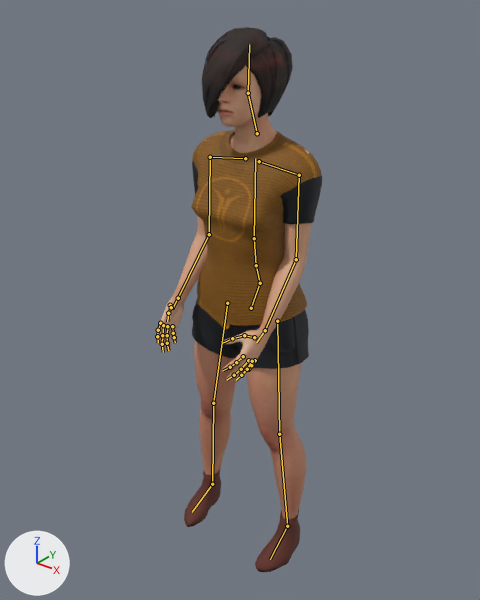
A saved change to the glTF model public/models/npcs/melville-creative.glb.
Both versions are drawn from a camera (50 mm lens) standing at (1.164, -1.536, 1.878) and looking at (-0.012, -0.066, 0.966). Lighting does not change. The marker at lower left points along +X, +Y and +Z. The first picture is the older version. Both versions are drawn at frame 0 of the action 'idle'; the numbers are the values there. The bones that change, and the others that lie on the model, are drawn over the model as lines.

The first picture shows 'HairShoesMesh', 'OutfitMesh', 'SkinMesh'.
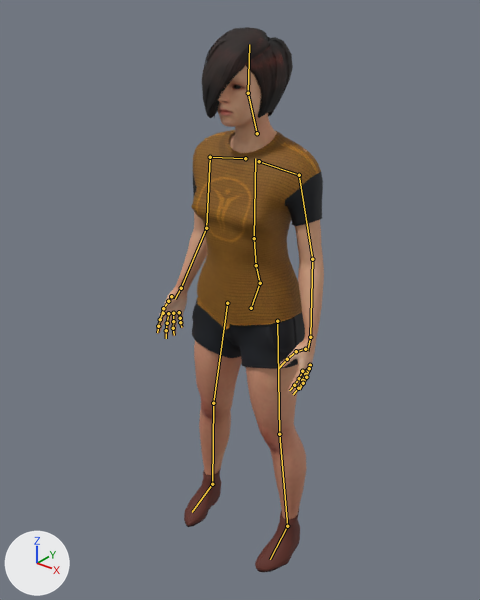
Diff of the bpy script that builds the scene:
```diff
--- a/public/models/npcs/melville-creative.glb.py
+++ b/public/models/npcs/melville-creative.glb.py
@@ bone_upperarm_l @@
 bone_upperarm_l = bpy.data.objects['Npc_melville-creative'].pose.bones['UpperArm_L']  # child of 'clavicle_l'
-bone_upperarm_l.rotation_quaternion = (0.936, 0.0, 0.0, -0.352)  # degrees (0, 0, -41)
+bone_upperarm_l.rotation_quaternion = (0.956, -0.077, -0.105, -0.263)  # degrees (-5, -14, -30)
@@ bone_lowerarm_l @@
 bone_lowerarm_l = bpy.data.objects['Npc_melville-creative'].pose.bones['LowerArm_L']  # child of 'UpperArm_L'
-bone_lowerarm_l.rotation_quaternion = (1.0, 0.0, 0.0, 0.0)  # degrees (0, 0, 0)
+bone_lowerarm_l.rotation_quaternion = (0.987, -0.157, -0.022, -0.01)  # degrees (-18, -3, -1)
@@ bone_upperarm_r @@
 bone_upperarm_r = bpy.data.objects['Npc_melville-creative'].pose.bones['UpperArm_R']  # child of 'clavicle_r'
-bone_upperarm_r.rotation_quaternion = (0.936, 0.0, 0.0, 0.352)  # degrees (0, 0, 41)
+bone_upperarm_r.rotation_quaternion = (0.948, -0.106, 0.148, 0.262)  # degrees (-7, 20, 30)
@@ bone_lowerarm_r @@
 bone_lowerarm_r = bpy.data.objects['Npc_melville-creative'].pose.bones['LowerArm_R']  # child of 'UpperArm_R'
-bone_lowerarm_r.rotation_quaternion = (1.0, 0.0, 0.0, 0.0)  # degrees (0, 0, 0)
+bone_lowerarm_r.rotation_quaternion = (0.99, -0.138, 0.024, 0.013)  # degrees (-16, 3, 1)
```

Boxes (x1, y1, x2, y2) around the edits, measured in the pictures (480 x 600 px):
'OutfitMesh', posed
    before: (191, 129, 322, 369)
    after: (191, 130, 323, 369)
'SkinMesh', posed (8% wider)
    before: (156, 65, 311, 519)
    after: (157, 65, 324, 519)
bone 'UpperArm_L', root to tip
    before: (299, 175) to (296, 259)
    after: (299, 175) to (312, 259)
bone 'LowerArm_L', root to tip
    before: (296, 259) to (265, 330)
    after: (312, 259) to (310, 337)
bone 'UpperArm_R', root to tip
    before: (210, 157) to (209, 234)
    after: (210, 157) to (206, 228)
bone 'LowerArm_R', root to tip
    before: (209, 234) to (178, 298)
    after: (206, 228) to (181, 288)
